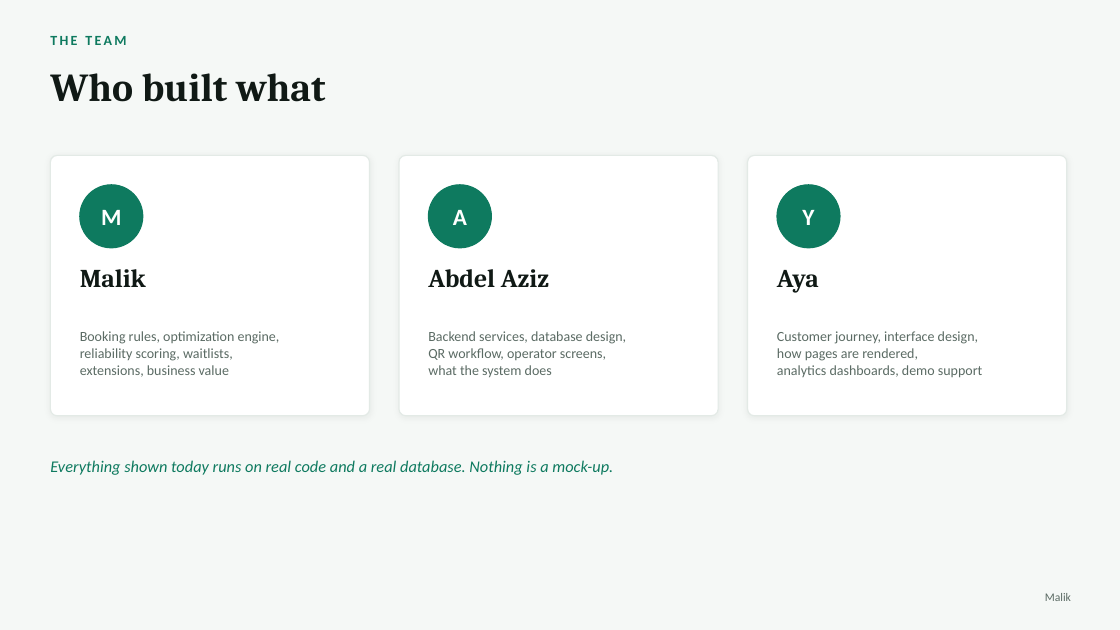
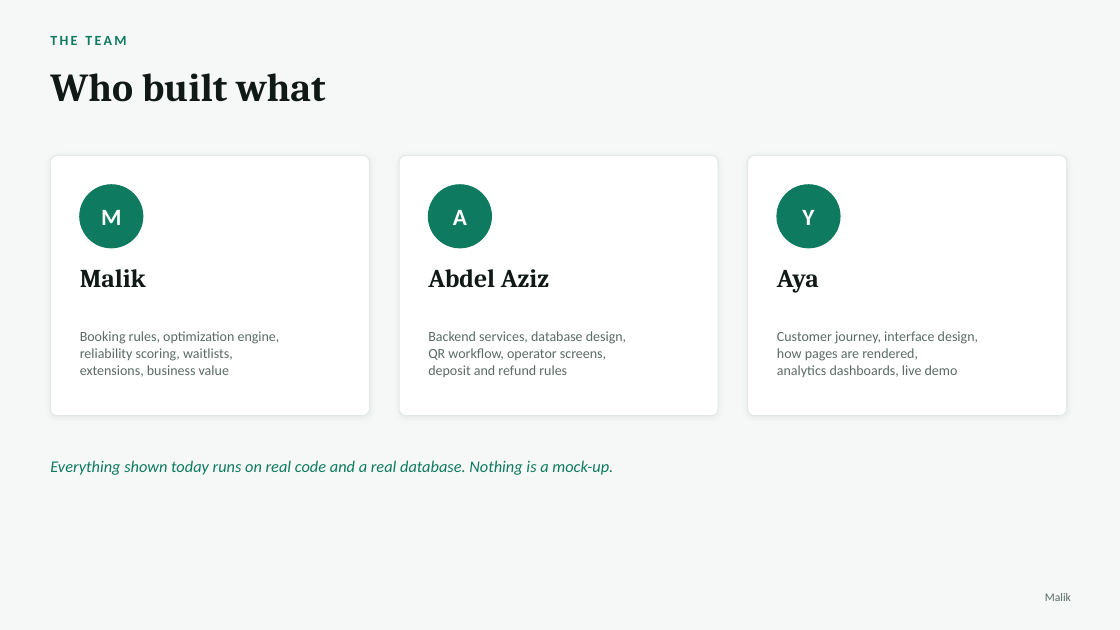
Before and after one commit to AyaSulyman/EVCharging-System, a slide deck: slide 2 of docs/presentation/ChargeHub-Presentation.pptx. Drawn at 1120x630 pixels with LibreOffice and Linux fonts; fonts in the diff are those of the drawing. Boxes give left, top, right and bottom in pixels: in the first picture for what was removed or moved away, otherwise in the second. Text is boxed around its words. In the diff, an @@ line names an element or a change of style, - is before the commit and + after.

```diff
--- a/docs/presentation/ChargeHub-Presentation.pptx
+++ b/docs/presentation/ChargeHub-Presentation.pptx
@@ text at <box>428,365,567,377</box>: text changed @@
-what the system does
+deposit and refund rules
@@ text at <box>777,365,958,377</box>: text changed @@
-analytics dashboards, demo support
+analytics dashboards, live demo
```
Also in this commit, not shown: 3 other slides changed.
